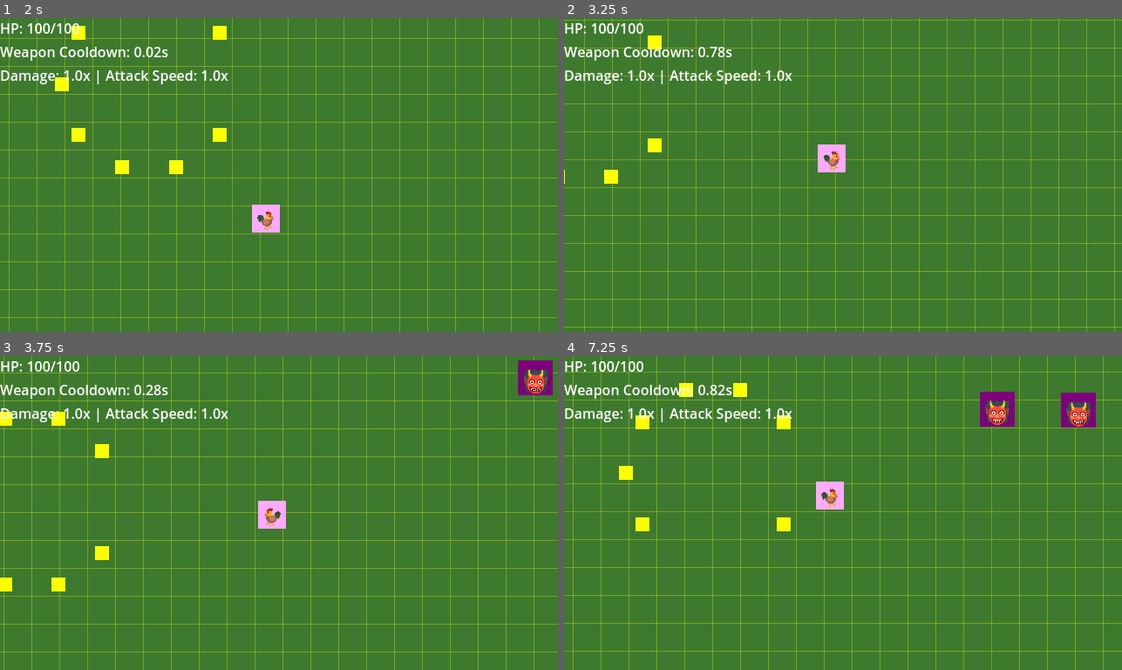
Above: before the commit, frames 1-4 (two rows, left to right).
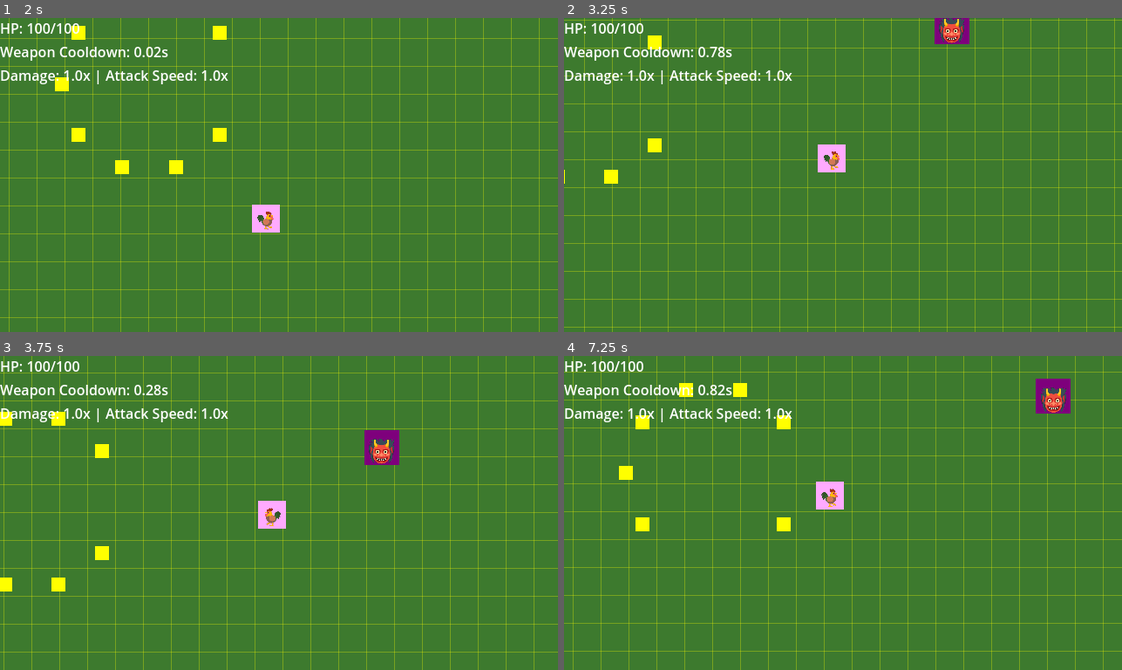
Above: after the commit, the same moments.

Repository: thejoshyee/sarimanok-game
Game: Godot game, scene res://main.tscn
The game is run twice, just before and just after one commit, with the same random seed, the same clock (stepped at 60 frames per second) and the same inputs.
Inputs:
- Up to frame 1 (2 s): tap Enter (ui_accept) at 0.5, 0.77, 1.52 s; hold Right (move_right) 0.53-1.28 s; hold 1 0.53-1.28 s; hold S (move_down) from 1.28 s (still down); tap 2 at 1.35 s
- Up to frame 2 (3.25 s): release S (move_down) at 2.03 s; hold Right (move_right) 2.03-2.78 s; hold 3 2.03-2.78 s; hold Up (move_up) from 2.78 s (still down); tap 1 at 2.85 s; tap Enter (ui_accept) at 3.02 s
- Up to frame 3 (3.75 s): release Up (move_up) at 3.53 s; hold A (move_left) from 3.53 s (still down); hold 2 from 3.53 s (still down)
- Up to frame 4 (7.25 s): tap Enter (ui_accept) at 3.77, 4.52, 6.02, 6.77 s; release 2 at 4.28 s; tap 3 at 4.35 s; release A (move_left) at 5.03 s; hold S (move_down) 5.03-5.78 s; hold 1 5.03-5.78 s; hold Right (move_right) 5.78-6.53 s; tap 2 at 5.85 s; hold Up (move_up) from 6.53 s (still down); hold 3 from 6.53 s (still down)

Frame 1 is identical in both runs. In frame 2, 0.5% of the frame differs, in the area x 66-73%, y 0-9%; in frame 3, 1.4%; in frame 4, 1.9%, in the area x 74-96%, y 7-23%.

Commit message:
Refactor enemy spawner to use Timer node instead of _process delta tracking

Diff:
--- a/game/main.tscn
+++ b/game/main.tscn
@@ -100,6 +100,10 @@
 script = ExtResource("13_ycdy4")
 player_path = NodePath("../Player")
 
+[node name="SpawnTimer" type="Timer" parent="SpawnManager"]
+wait_time = 2.0
+autostart = true
+
 [node name="Boundaries" type="Node2D" parent="."]
 
 [node name="WallTop" type="StaticBody2D" parent="Boundaries"]
@@ -125,3 +129,5 @@
 [node name="CollisionShape2D" type="CollisionShape2D" parent="Boundaries/WallRight"]
 position = Vector2(3088, 1024)
 shape = SubResource("RectangleShape2D_2cqfq")
+
+[connection signal="timeout" from="SpawnManager/SpawnTimer" to="SpawnManager" method="spawn_enemy"]
--- a/game/scripts/core/enemy_spawner.gd
+++ b/game/scripts/core/enemy_spawner.gd
@@ -12,24 +12,9 @@
 const ARENA_HEIGHT: int = 2048
 var spawn_dist: float = 450.0 # Base ring distance from player (ring = 405-495px)
 
-# Spawn timing
-var spawn_timer: float = 0.0
-var spawn_interval: float = 3.0
-
 func _ready() -> void:
 	if player_path:
 		player = get_node(player_path)
-
-
-func _process(delta: float) -> void:
-	if not player:
-		return
-
-	# Spawn enemies on timer
-	spawn_timer += delta
-	if spawn_timer >= spawn_interval:
-		spawn_timer = 0.0
-		spawn_enemy()
 
 
 func spawn_enemy() -> void:
Not shown, changed: .taskmaster/tasks/tasks.json
